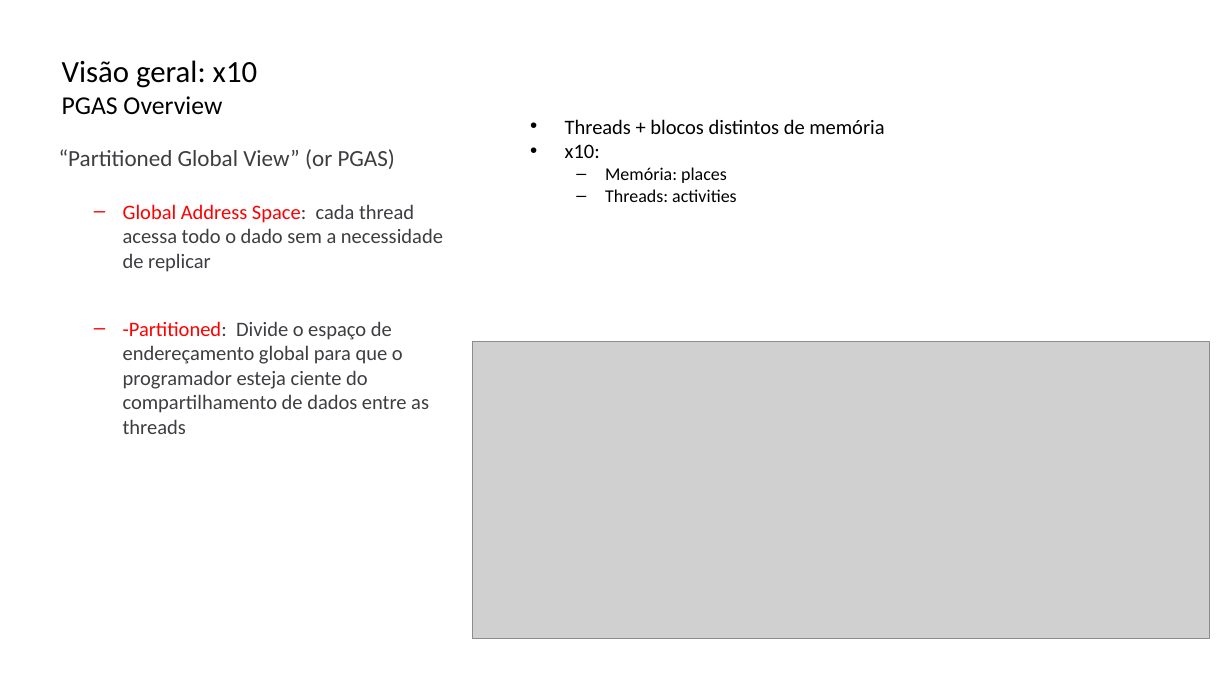
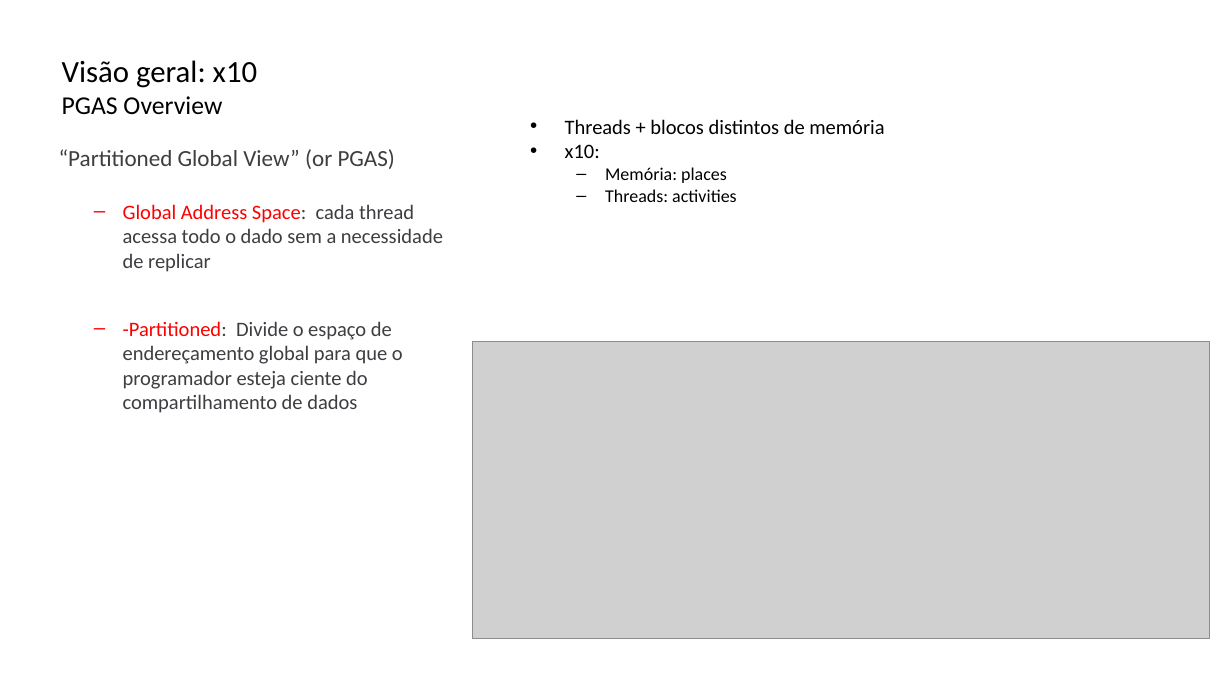
Before and after one commit to lquatrin/inf2591, a slide deck: slide 4 of x10.pptx. Drawn at 1232x693 pixels with LibreOffice and Linux fonts; fonts in the diff are those of the drawing; grey boxes stand for pictures. Boxes give left, top, right and bottom in pixels: in the first picture for what was removed or moved away, otherwise in the second. Text is boxed around its words. In the diff, an @@ line names an element or a change of style, - is before the commit and + after.

```diff
--- a/x10.pptx
+++ b/x10.pptx
@@ text at (123,321,403,413): text changed @@
-  – -Partitioned: Divide o espaço de endereçamento global para que o programador esteja ciente do compartilhamento de dados entre as threads
+  – -Partitioned: Divide o espaço de endereçamento global para que o programador esteja ciente do compartilhamento de dados
```
Also in this commit, not shown: 12 other slides changed, 8 slides added, 3 slides removed, 1 other file.
